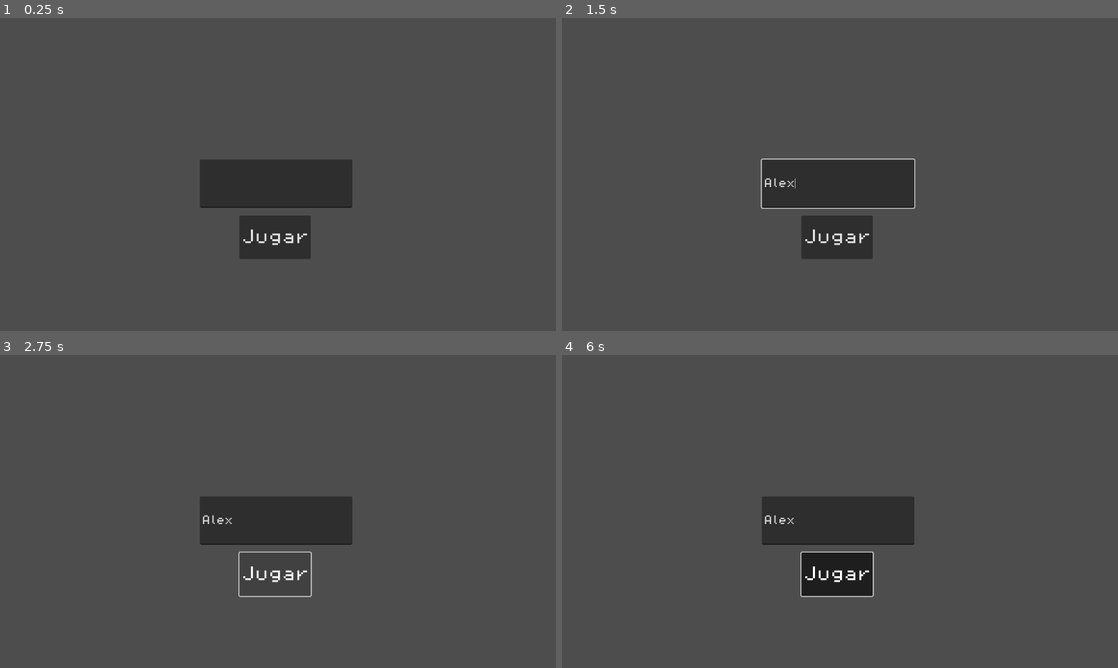
Above: before the commit, frames 1-4 (two rows, left to right).
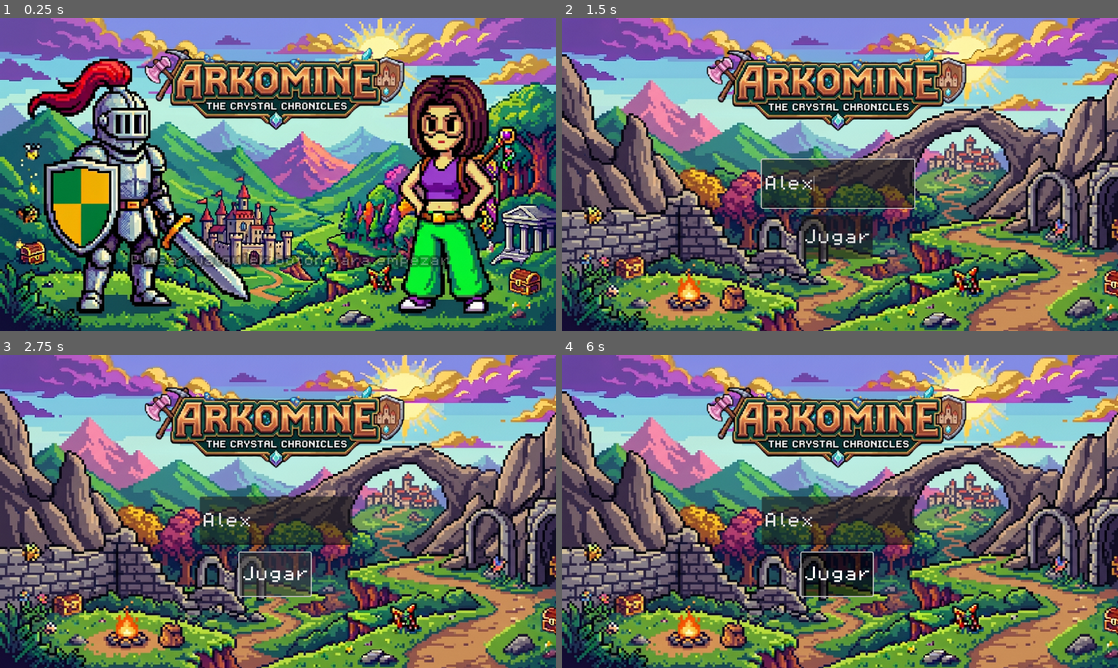
Above: after the commit, the same moments.

Repository: ErikDoldan/proyecto-fin-dam
Game: Godot game, scene res://Scenes/pantalla_titulo.tscn
Two runs of this game, one before a commit and one after it. Both use one fixed random seed, a clock stepped at 60 frames per second and the inputs below. Before the commit the project starts from res://Scenes/menu_principal.tscn.
Inputs (mouse positions are in pixels of both pictures, inside the frame that each line leads up to):
- Up to frame 1 (0.25 s): no input
- Up to frame 2 (1.5 s): click (834, 237) at 0.5 s, where only the run before the commit has a clickable "Jugar"; click (840, 183) at 1.27 s; type "Alex" at 1.35 s
- Up to frame 3 (2.75 s): click "Jugar" at 2 s
- Up to frame 4 (6 s): click "Jugar" at 2.75 s; tap Enter (ui_accept) at 3.5, 3.77, 4.25, 4.52, 5, 5.75 s; move the mouse to (962, 495) at 3.52 s; hold Right (ui_right) 3.53-5.03 s; click (962, 495) at 3.67 s; move the mouse to (728, 527) at 4.27 s; click (728, 527) at 4.42 s; move the mouse to (895, 442) at 5.02 s; hold Left (ui_left) 5.03-5.78 s; click (895, 442) at 5.17 s; move the mouse to (812, 574) at 5.77 s; hold Right (ui_right) from 5.78 s (still down); click (812, 574) at 5.92 s

The runs differ from the first frame. In frame 1, 99% of the frame differs, in the area x 0-100%, y 0-100%; in frame 2, 93%; in frame 3, 93%; in frame 4, 93%.

Commit message:
Pantalla inicio fondos y arreglo drops enemigos

Diff:
--- a/cliente_godot/juego-tfg/Scenes/menu_principal.tscn
+++ b/cliente_godot/juego-tfg/Scenes/menu_principal.tscn
@@ -1,7 +1,9 @@
-[gd_scene load_steps=3 format=3 uid="uid://xcfdbr86tp1f"]
+[gd_scene load_steps=5 format=3 uid="uid://xcfdbr86tp1f"]
 
 [ext_resource type="Script" uid="uid://kkophwnbyqi6" path="res://Scripts/menu_principal.gd" id="1_gjtjt"]
 [ext_resource type="FontFile" uid="uid://ckeffgjqa08iq" path="res://Assets/Fonts/PixelOperator8.ttf" id="2_crked"]
+[ext_resource type="Texture2D" uid="uid://blx11o8una256" path="res://Assets/Fonts/login.png" id="2_xe6lt"]
+[ext_resource type="Texture2D" uid="uid://r8uwi55svs8x" path="res://Assets/Fonts/Gemini_Generated_Image_xocr12xocr12xocr-removebg-preview.png" id="4_cabj8"]
 
 [node name="MenuPrincipal" type="Control"]
 layout_mode = 3
@@ -12,14 +14,26 @@
 grow_vertical = 2
 script = ExtResource("1_gjtjt")
 
+[node name="TextureRect" type="TextureRect" parent="."]
+texture_filter = 1
+layout_mode = 1
+anchors_preset = 15
+anchor_right = 1.0
+anchor_bottom = 1.0
+grow_horizontal = 2
+grow_vertical = 2
+texture = ExtResource("2_xe6lt")
+expand_mode = 1
+
 [node name="InputNombre" type="LineEdit" parent="."]
+texture_filter = 1
 layout_mode = 0
 offset_left = 414.0
 offset_top = 293.0
 offset_right = 730.0
 offset_bottom = 393.0
 theme_override_fonts/font = ExtResource("2_crked")
-theme_override_font_sizes/font_size = 20
+theme_override_font_sizes/font_size = 32
 
 [node name="BotonJugar" type="Button" parent="."]
 texture_filter = 1
@@ -34,5 +48,18 @@
 
 [node name="PeticionLogin" type="HTTPRequest" parent="."]
 
+[node name="TextureRect2" type="TextureRect" parent="."]
+texture_filter = 1
+layout_mode = 1
+anchors_preset = 5
+anchor_left = 0.5
+anchor_right = 0.5
+offset_left = -343.0
+offset_top = -55.0
+offset_right = 326.0
+offset_bottom = 318.0
+grow_horizontal = 2
+texture = ExtResource("4_cabj8")
+
 [connection signal="pressed" from="BotonJugar" to="." method="_on_boton_jugar_pressed"]
 [connection signal="request_completed" from="PeticionLogin" to="." method="_on_peticion_login_request_completed"]
--- /dev/null
+++ b/cliente_godot/juego-tfg/Scenes/pantalla_titulo.tscn
@@ -0,0 +1,53 @@
+[gd_scene load_steps=5 format=3 uid="uid://bo564lqc36bbe"]
+
+[ext_resource type="Script" uid="uid://csnfcjxt7lmcd" path="res://Scripts/pantalla_titulo.gd" id="1_lsrrl"]
+[ext_resource type="Texture2D" uid="uid://dvcu0vqe6nrny" path="res://Assets/Fonts/Portada.png" id="1_te6ch"]
+[ext_resource type="FontFile" uid="uid://ckeffgjqa08iq" path="res://Assets/Fonts/PixelOperator8.ttf" id="2_lsrrl"]
+[ext_resource type="Texture2D" uid="uid://r8uwi55svs8x" path="res://Assets/Fonts/Gemini_Generated_Image_xocr12xocr12xocr-removebg-preview.png" id="4_5kigd"]
+
+[node name="PantallaTitulo" type="Control"]
+layout_mode = 3
+anchors_preset = 15
+anchor_right = 1.0
+anchor_bottom = 1.0
+grow_horizontal = 2
+grow_vertical = 2
+script = ExtResource("1_lsrrl")
+
+[node name="Fondo" type="TextureRect" parent="."]
+texture_filter = 1
+layout_mode = 1
+anchors_preset = 15
+anchor_right = 1.0
+anchor_bottom = 1.0
+grow_horizontal = 2
+grow_vertical = 2
+texture = ExtResource("1_te6ch")
+expand_mode = 1
+
+[node name="LabelPulsar" type="Label" parent="."]
+texture_filter = 1
+layout_mode = 0
+offset_left = 269.0
+offset_top = 490.0
+offset_right = 932.0
+offset_bottom = 514.0
+theme_override_constants/outline_size = 20
+theme_override_constants/shadow_outline_size = 19
+theme_override_fonts/font = ExtResource("2_lsrrl")
+theme_override_font_sizes/font_size = 24
+text = "Pulsa cualquier botón para empezar"
+horizontal_alignment = 1
+
+[node name="TextureRect" type="TextureRect" parent="."]
+texture_filter = 1
+layout_mode = 1
+anchors_preset = 5
+anchor_left = 0.5
+anchor_right = 0.5
+offset_left = -343.0
+offset_top = -57.0
+offset_right = 326.0
+offset_bottom = 316.0
+grow_horizontal = 2
+texture = ExtResource("4_5kigd")
--- a/cliente_godot/juego-tfg/Scenes/selector_niveles.tscn
+++ b/cliente_godot/juego-tfg/Scenes/selector_niveles.tscn
@@ -6,8 +6,7 @@
 [ext_resource type="Texture2D" uid="uid://ot7aedhsqwrh" path="res://Assets/Fonts/Captura de pantalla 2026-05-10 202053.png" id="4_fgk5q"]
 [ext_resource type="Texture2D" uid="uid://dicsr7jrxrts5" path="res://Assets/Fonts/Captura de pantalla 2026-05-10 202127.png" id="5_u77j8"]
 [ext_resource type="Texture2D" uid="uid://csycsj4h7178e" path="res://Assets/Sprites/Items/PadlockOrange.png" id="6_37pxe"]
-
-[sub_resource type="LabelSettings" id="LabelSettings_r2cfi"]
+[ext_resource type="Texture2D" uid="uid://ppdbf5nhgee6" path="res://Assets/Fonts/seleccion.png" id="7_fgk5q"]
 
 [sub_resource type="AtlasTexture" id="AtlasTexture_fgk5q"]
 atlas = ExtResource("3_r2cfi")
@@ -47,6 +46,19 @@
 grow_vertical = 2
 script = ExtResource("1_7mfc6")
 
+[node name="TextureRect" type="TextureRect" parent="."]
+texture_filter = 1
+layout_mode = 1
+anchors_preset = 15
+anchor_right = 1.0
+anchor_bottom = 1.0
+offset_left = -2.0
+offset_right = -2.0
+grow_horizontal = 2
+grow_vertical = 2
+texture = ExtResource("7_fgk5q")
+expand_mode = 1
+
 [node name="Label" type="Label" parent="."]
 texture_filter = 1
 layout_mode = 0
@@ -58,7 +70,6 @@
 theme_override_font_sizes/font_size = 24
 text = "Selecciona tu destino
 "
-label_settings = SubResource("LabelSettings_r2cfi")
 horizontal_alignment = 1
 
 [node name="ContenedorNiveles" type="HBoxContainer" parent="."]
@@ -87,7 +98,7 @@
 sprite_frames = SubResource("SpriteFrames_t2dqe")
 animation = &"1"
 autoplay = "1"
-frame_progress = 0.7724733
+frame_progress = 0.18549444
 
 [node name="CapaBloqueo" type="ColorRect" parent="ContenedorNiveles/TarjetaNivel1/MarcoFoto"]
 layout_mode = 1
@@ -111,7 +122,9 @@
 stretch_mode = 5
 
 [node name="BotonEntrar" type="Button" parent="ContenedorNiveles/TarjetaNivel1"]
-layout_mode = 2
+texture_filter = 1
+layout_mode = 2
+theme_override_fonts/font = ExtResource("2_d6cao")
 text = "Ir al Bosque"
 
 [node name="TarjetaNivel2" type="VBoxContainer" parent="ContenedorNiveles"]
@@ -152,7 +165,9 @@
 stretch_mode = 5
 
 [node name="BotonEntrar" type="Button" parent="ContenedorNiveles/TarjetaNivel2"]
-layout_mode = 2
+texture_filter = 1
+layout_mode = 2
+theme_override_fonts/font = ExtResource("2_d6cao")
 text = "Ir al Desierto"
 
 [node name="TarjetaNivel3" type="VBoxContainer" parent="ContenedorNiveles"]
@@ -193,7 +208,9 @@
 stretch_mode = 5
 
 [node name="BotonEntrar" type="Button" parent="ContenedorNiveles/TarjetaNivel3"]
-layout_mode = 2
+texture_filter = 1
+layout_mode = 2
+theme_override_fonts/font = ExtResource("2_d6cao")
 text = "Ir al Bosque"
 
 [node name="TarjetaNivel4" type="VBoxContainer" parent="ContenedorNiveles"]
@@ -234,17 +251,22 @@
 stretch_mode = 5
 
 [node name="BotonEntrar" type="Button" parent="ContenedorNiveles/TarjetaNivel4"]
-layout_mode = 2
+texture_filter = 1
+layout_mode = 2
+theme_override_fonts/font = ExtResource("2_d6cao")
 text = "Ir al Bosque"
 
 [node name="HTTPRequest" type="HTTPRequest" parent="."]
 
 [node name="InfoJugador" type="Label" parent="."]
+texture_filter = 1
 layout_mode = 0
-offset_left = 487.0
+offset_left = 478.0
 offset_top = 441.0
-offset_right = 686.0
+offset_right = 677.0
 offset_bottom = 572.0
+theme_override_fonts/font = ExtResource("2_d6cao")
+horizontal_alignment = 1
 
 [connection signal="pressed" from="ContenedorNiveles/TarjetaNivel1/BotonEntrar" to="." method="_on_boton_nivel_1_pressed"]
 [connection signal="pressed" from="ContenedorNiveles/TarjetaNivel2/BotonEntrar" to="." method="_on_boton_nivel_2_pressed"]
--- /dev/null
+++ b/cliente_godot/juego-tfg/Scripts/pantalla_titulo.gd
@@ -0,0 +1,19 @@
+extends Control
+
+@onready var label_pulsar = $LabelPulsar
+
+# Pon aquí la ruta exacta a tu escena de logueo
+@export var ruta_login: String = "res://Scenes/menu_principal.tscn"
+
+func _process(_delta):
+	# ¡El truco pro!: Usamos una onda senoidal basada en el tiempo del reloj interno
+	# Esto hace que la transparencia (alfa) suba y baje suavemente entre 0 y 1
+	label_pulsar.modulate.a = abs(sin(Time.get_ticks_msec() * 0.003))
+
+func _input(event):
+	# Si detectamos que el jugador ha pulsado algo (teclado, ratón o mando)
+	if event is InputEventKey or event is InputEventMouseButton or event is InputEventJoypadButton:
+		# Comprobamos que sea el momento de "pulsar hacia abajo" (no cuando suelta la tecla)
+		if event.is_pressed():
+			print("¡Botón pulsado! Pasando al Login...")
+			get_tree().change_scene_to_file(ruta_login)
--- a/cliente_godot/juego-tfg/project.godot
+++ b/cliente_godot/juego-tfg/project.godot
@@ -11,7 +11,7 @@
 [application]
 
 config/name="JuegoTFG"
-run/main_scene="uid://xcfdbr86tp1f"
+run/main_scene="uid://bo564lqc36bbe"
 config/features=PackedStringArray("4.5", "GL Compatibility")
 config/icon="res://icon.svg"
 
Binary file added: cliente_godot/juego-tfg/Assets/Fonts/Gemini_Generated_Image_xocr12xocr12xocr-removebg-preview.png
Not shown, added: cliente_godot/juego-tfg/Assets/Fonts/Gemini_Generated_Image_xocr12xocr12xocr-removebg-preview.png.import
Binary file added: cliente_godot/juego-tfg/Assets/Fonts/Portada.png
Not shown, added: cliente_godot/juego-tfg/Assets/Fonts/Portada.png.import
Binary file added: cliente_godot/juego-tfg/Assets/Fonts/login.png
Not shown, added: cliente_godot/juego-tfg/Assets/Fonts/login.png.import
Binary file added: cliente_godot/juego-tfg/Assets/Fonts/seleccion.png
Not shown, added: cliente_godot/juego-tfg/Assets/Fonts/seleccion.png.import
Not shown, added: cliente_godot/juego-tfg/Scripts/pantalla_titulo.gd.uid
